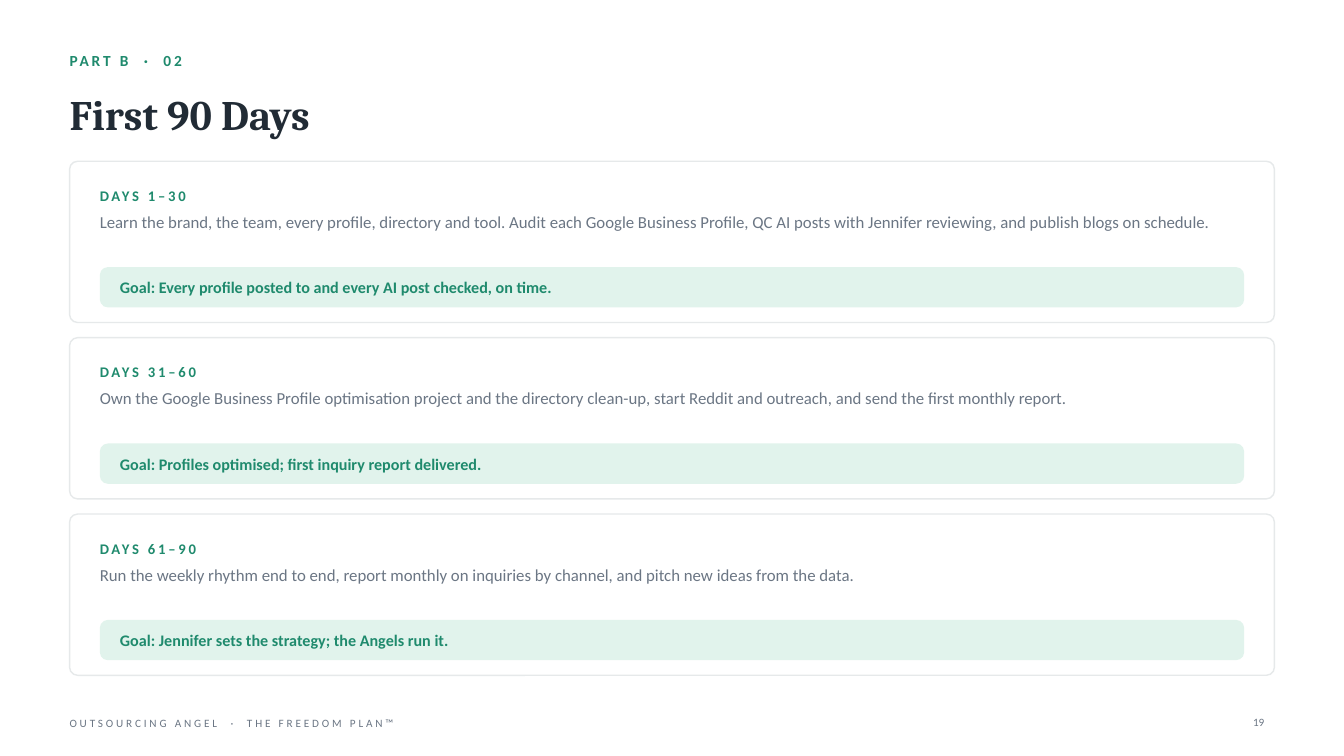
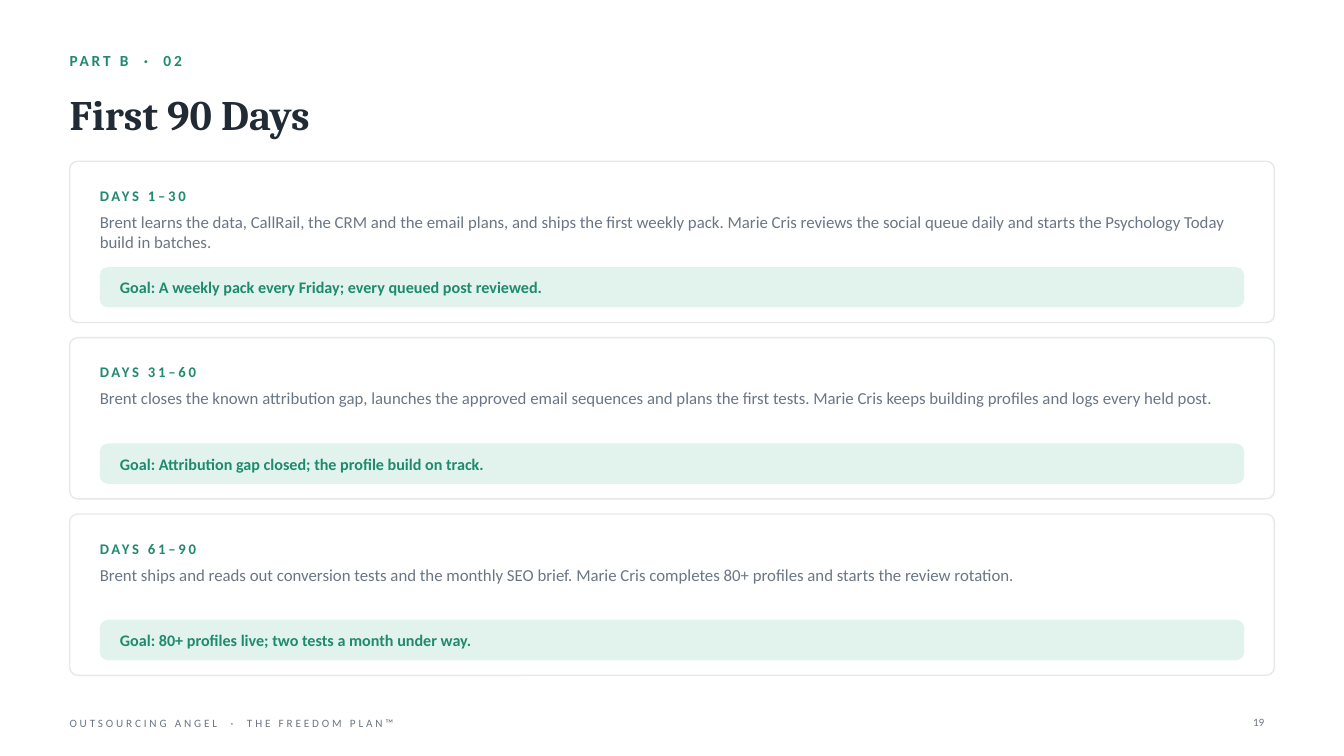
Before and after one commit to gail-gif/OA, a slide deck: slide 19 of Jennifer_Olivares_Freedom_Plan.pptx. Drawn at 1344x756 pixels with LibreOffice and Linux fonts; fonts in the diff are those of the drawing. Boxes give left, top, right and bottom in pixels: in the first picture for what was removed or moved away, otherwise in the second. Text is boxed around its words. In the diff, an @@ line names an element or a change of style, - is before the commit and + after.

```diff
--- a/Jennifer_Olivares_Freedom_Plan.pptx
+++ b/Jennifer_Olivares_Freedom_Plan.pptx
@@ text at [100, 216, 1224, 248]: text changed @@
-Learn the brand, the team, every profile, directory and tool. Audit each Google Business Profile, QC AI posts with Jennifer reviewing, and publish blogs on schedule.
+Brent learns the data, CallRail, the CRM and the email plans, and ships the first weekly pack. Marie Cris reviews the social queue daily and starts the Psychology Today build in batches.
@@ text at [120, 281, 542, 296]: text changed @@
-Goal: Every profile posted to and every AI post checked, on time.
+Goal: A weekly pack every Friday; every queued post reviewed.
@@ text at [100, 392, 1212, 407]: text changed @@
-Own the Google Business Profile optimisation project and the directory clean-up, start Reddit and outreach, and send the first monthly report.
+Brent closes the known attribution gap, launches the approved email sequences and plans the first tests. Marie Cris keeps building profiles and logs every held post.
@@ text at [120, 458, 484, 473]: text changed @@
-Goal: Profiles optimised; first inquiry report delivered.
+Goal: Attribution gap closed; the profile build on track.
@@ text at [100, 569, 1013, 584]: text changed @@
-Run the weekly rhythm end to end, report monthly on inquiries by channel, and pitch new ideas from the data.
+Brent ships and reads out conversion tests and the monthly SEO brief. Marie Cris completes 80+ profiles and starts the review rotation.
@@ text at [120, 634, 471, 649]: text changed @@
-Goal: Jennifer sets the strategy; the Angels run it.
+Goal: 80+ profiles live; two tests a month under way.
```
Also in this commit, not shown: 27 other slides changed, 6 other files.
